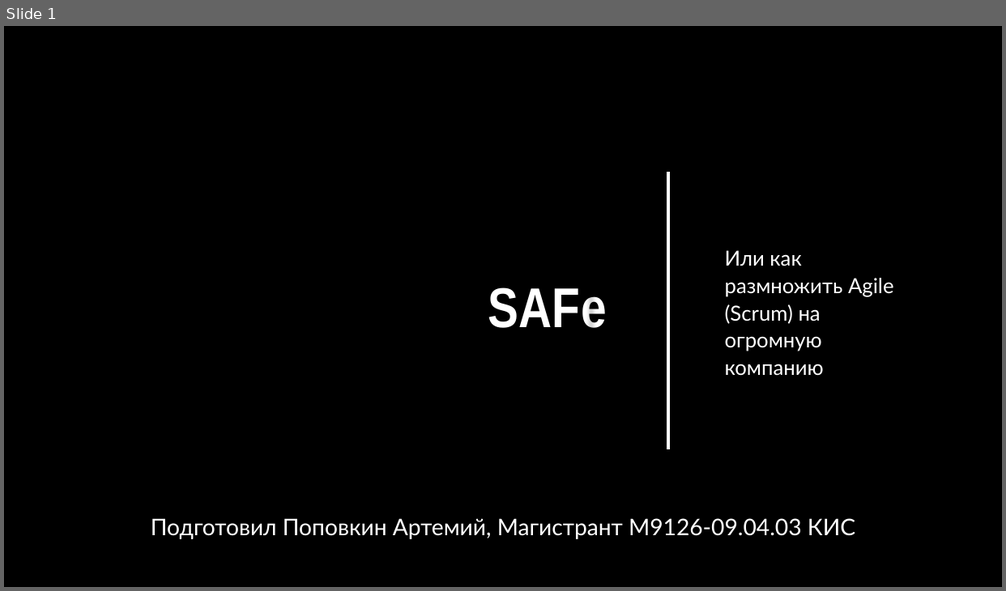
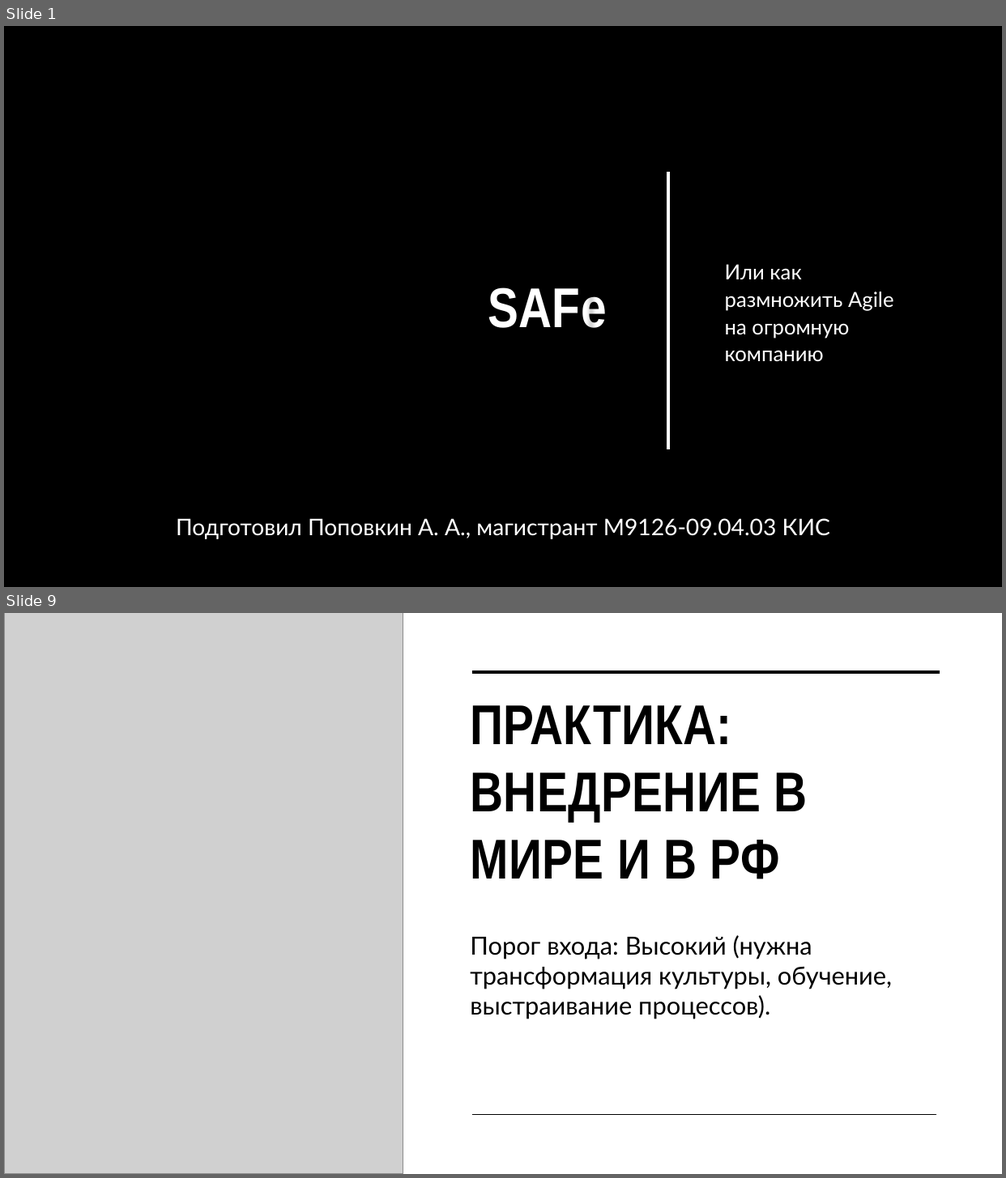
Before and after one commit to Jrol123/obsidian-dvfu_p2, a slide deck: ПРЕДМЕТЫ/Методологии и проектирование ИС/ДЗ/Презентация/SAFe.pptx. Shown one above the other, each under a label of ours: slide 1 before the commit, slides 1 and 9 after it; the slides between them are not shown. The pictures are 1006x591 and 1006x1178 pixels, drawn with LibreOffice and Linux fonts; fonts in the diff are those of the drawing; grey boxes stand for pictures; background and template pictures are left out. Boxes give left, top, right and bottom in pixels: in the first picture for what was removed or moved away, otherwise in the second. Text is boxed around its words. In the diff, an @@ line names an element or a change of style, - is before the commit and + after.

```diff
--- a/ПРЕДМЕТЫ/Методологии и проектирование ИС/ДЗ/Презентация/SAFe.pptx
+++ b/ПРЕДМЕТЫ/Методологии и проектирование ИС/ДЗ/Презентация/SAFe.pptx
@@ slide 9 added at [4,613,1002,1174], background #FFFFFF @@
@@ picture added at [4,613,403,1174] @@
@@ line added from (473, 672) to (940, 672), #000000 3.5 pt @@
@@ title added at [471,705,808,879], 54 pt, text #000000, bold @@
+ПРАКТИКА: ВНЕДРЕНИЕ В МИРЕ И В РФ
@@ text added at [470,935,892,1020], 24 pt, text #000000 @@
+Порог входа: Высокий (нужна трансформация культуры, обучение, выстраивание процессов).
@@ line added from (473, 1115) to (937, 1115), #000000 1 pt @@
@@ slide 1 changed as well @@
@@ subtitle at [725,264,894,362]: text changed @@
-Или как размножить Agile (Scrum) на огромную компанию
+Или как размножить Agile на огромную компанию
@@ text at [176,518,830,540]: text changed @@
-Подготовил Поповкин Артемий, Магистрант М9126-09.04.03 КИС
+Подготовил Поповкин А. А., магистрант М9126-09.04.03 КИС
```
Also in this commit, not shown: 2 other slides changed, 6 other slides added, 1 other file.
